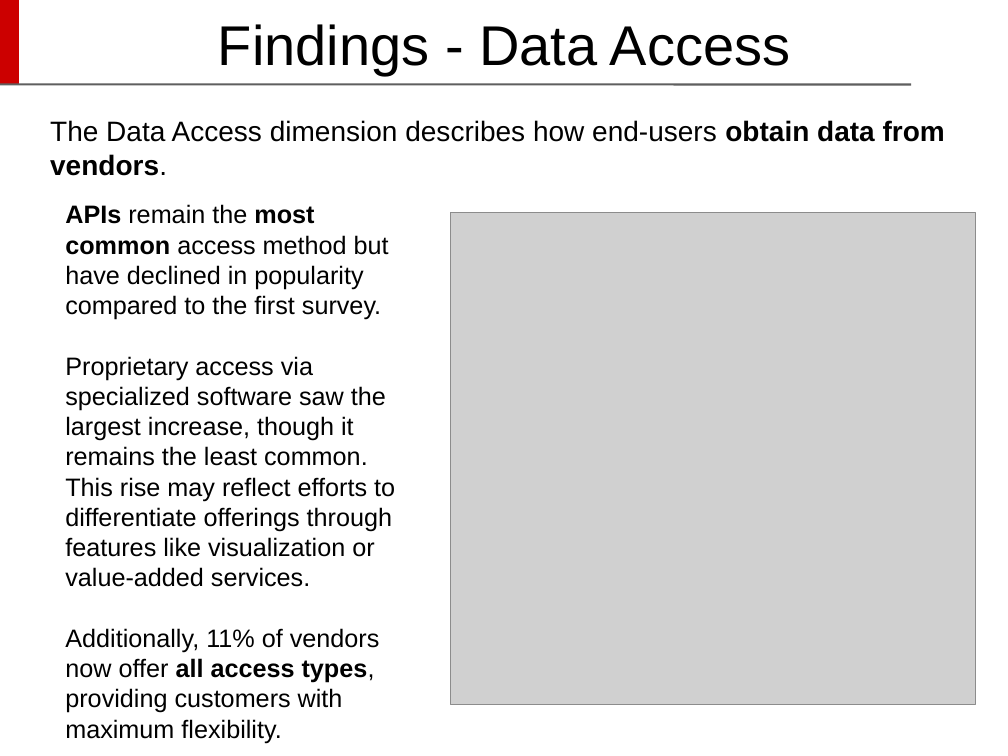
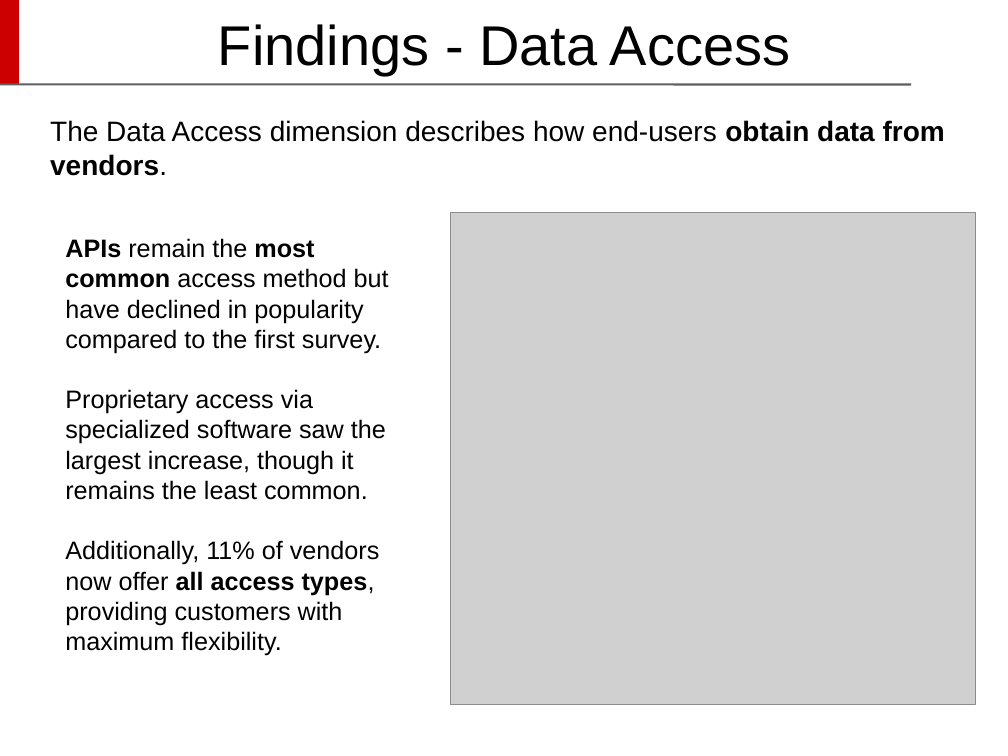
Before and after one commit to DavideDeRosa/cs_master, a slide deck: slide 28 of Complementi_basi_di_dati/Progetto/Davide De Rosa - Presentazione CBD.pptx. Drawn at 1008x756 pixels with LibreOffice and Linux fonts; fonts in the diff are those of the drawing; grey boxes stand for pictures; background and template pictures are left out. Boxes give left, top, right and bottom in pixels: in the first picture for what was removed or moved away, otherwise in the second. Text is boxed around its words. In the diff, an @@ line names an element or a change of style, - is before the commit and + after.

```diff
--- a/Complementi_basi_di_dati/Progetto/Davide De Rosa - Presentazione CBD.pptx
+++ b/Complementi_basi_di_dati/Progetto/Davide De Rosa - Presentazione CBD.pptx
@@ text "APIs remain the most common ...": place and size @@
-text "APIs remain the most common ..." at box(65, 204, 395, 713)
+text "APIs remain the most common ..." at box(65, 238, 389, 656)
@@ text at box(65, 389, 386, 500): text changed @@
-Proprietary access via specialized software saw the largest increase, though it remains the least common. This rise may reflect efforts to differentiate offerings through features like visualization or value-added services.
+Proprietary access via specialized software saw the largest increase, though it remains the least common.
```
Also in this commit, not shown: 23 other slides changed, 8 slides removed, 1 other file.
